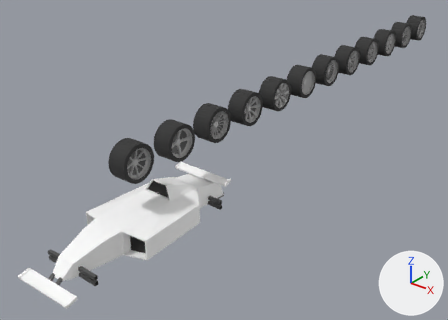
One commit to the glTF model models/car.glb: the scene before it, then after it.
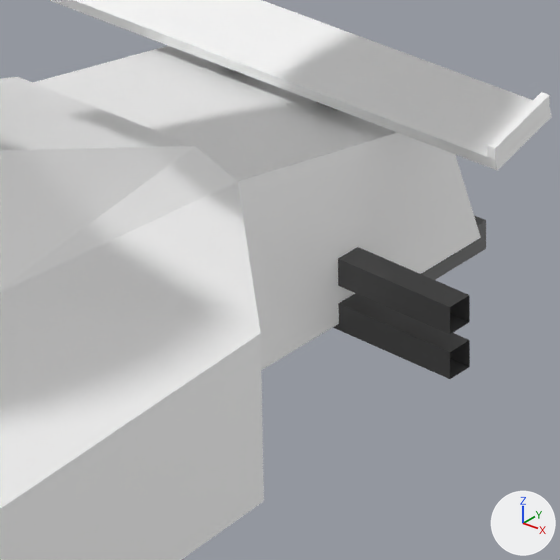
The first picture shows the older version from a 50 mm camera at (6.67, -6.0, 5.3) aimed at (-0.85, 3.4, -0.53). The close-ups show the older and then the newer version on the part from 38% to 52% of the width and 53% to 72% of the height of that picture. Only the edits that show in the close-ups are written down. Every picture has the same lights, and +X, +Y and +Z are marked at lower right. Objects named as collision shapes, trigger or cutter boxes, shadow casters or lower levels of detail are left out. Vertices at exactly the same position are counted once.

Names of what the first close-up shows: 'Body', 'Exhaust3', 'Suspension'.
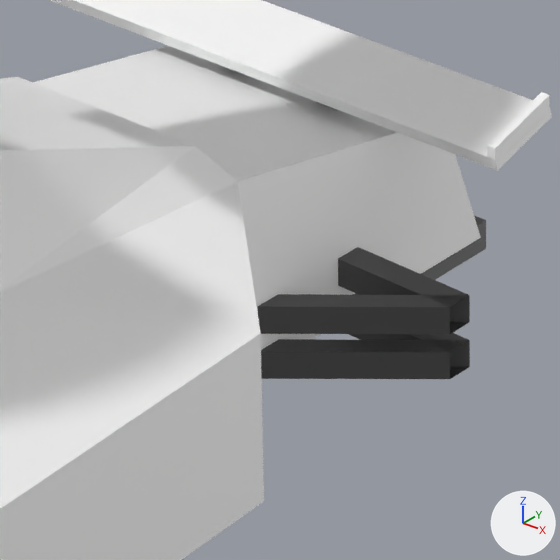
What differs and where, as boxes [x1, y1, x2, y2] in the close-ups (560 x 560 px):
'Suspension', reshaped
    before: [333, 247, 470, 379]
    after: [257, 247, 470, 379]
part 1 of me_suspension, added
    after: [257, 294, 470, 379]

Patch to the scene script:
```diff
--- a/models/car.glb.py
+++ b/models/car.glb.py
@@ me_suspension @@
 # used by ob_suspension; location = (0.0, 0.0, 0.0)
-me_suspension.from_pydata(...)  # 48 vertices, 72 faces; spans x -0.58..0.58, y -1.38..1.56, z -0.37..-0.19
+me_suspension.from_pydata(...)  # 64 vertices, 144 faces; spans x -0.58..0.58, y -1.38..1.56, z -0.37..-0.19
+# me_suspension part 1
+# 8 new vertices lie (-0.58, -0.5, 0.02) away from vertices in x 0.58, y 1.5..1.56, z -0.37..-0.21
+# 36 new faces join them
+# other edits to the shape of me_suspension do not show in these pictures
 me_suspension.materials.append(mat_metal)
```
